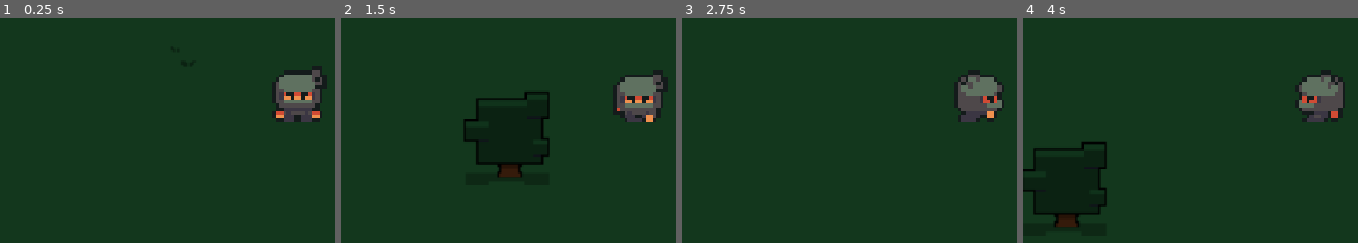
Above: before the commit, frames 1-4 (left to right).
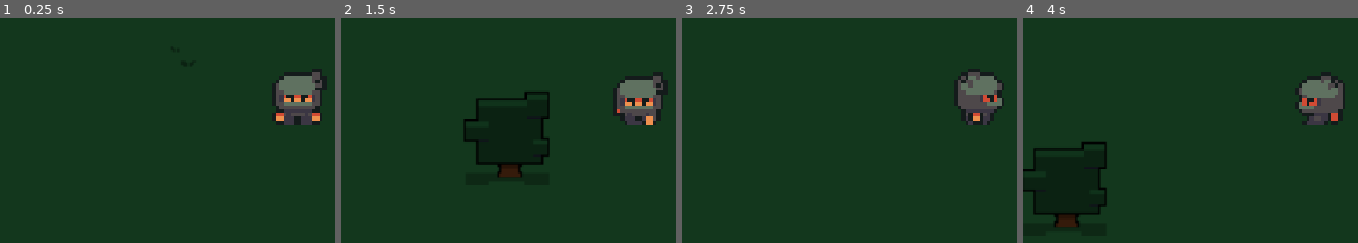
Above: after the commit, the same moments.

Repository: Astern27/Bare-Bones-Game
Game: Godot game, scene res://main.tscn
Two runs of this game, one before a commit and one after it. Both use one fixed random seed, a clock stepped at 60 frames per second and the inputs below.
Inputs:
- Up to frame 1 (0.25 s): no input
- Up to frame 2 (1.5 s): tap Enter at 0.5 s; hold Right (ui_right) 0.53-1.28 s; hold Shift (Sprint) 0.53-1.28 s; hold Down (ui_down) from 1.28 s (still down); tap Shift (Sprint) at 1.35 s
- Up to frame 3 (2.75 s): release Down (ui_down) at 2.03 s; hold Right (ui_right) from 2.03 s (still down); hold Shift (Sprint) from 2.03 s (still down)
- Up to frame 4 (4 s): release Right (ui_right) at 2.78 s; release Shift (Sprint) at 2.78 s; hold Up (ui_up) 2.78-3.53 s; tap Shift (Sprint) at 2.85 s; hold Left (ui_left) from 3.53 s (still down); hold Shift (Sprint) from 3.53 s (still down)
The pictures show only the part of the screen within x 15-65%, y 33-83%; the shares and areas given below are measured in that part.

The runs differ from the first frame. In frame 1, 1.1% of the frame differs, in the area x 81-98%, y 21-48%; in frame 2, 1.0%; in frame 3, 1.0%; in frame 4, 0.9%.

Commit message:
Animated Sprite adjustment

Diff:
--- a/main.tscn
+++ b/main.tscn
@@ -1507,6 +1507,9 @@
 }, {
 "duration": 1.0,
 "texture": SubResource("AtlasTexture_efxa6")
+}, {
+"duration": 1.0,
+"texture": SubResource("AtlasTexture_4c57u")
 }],
 "loop": 1,
 "name": &"walk_down",
@@ -1521,6 +1524,9 @@
 }, {
 "duration": 1.0,
 "texture": SubResource("AtlasTexture_w48qg")
+}, {
+"duration": 1.0,
+"texture": SubResource("AtlasTexture_ycdy4")
 }],
 "loop": 1,
 "name": &"walk_left",
@@ -1535,6 +1541,9 @@
 }, {
 "duration": 1.0,
 "texture": SubResource("AtlasTexture_yaehf")
+}, {
+"duration": 1.0,
+"texture": SubResource("AtlasTexture_2cqfq")
 }],
 "loop": 1,
 "name": &"walk_right",
@@ -1549,6 +1558,9 @@
 }, {
 "duration": 1.0,
 "texture": SubResource("AtlasTexture_82xsv")
+}, {
+"duration": 1.0,
+"texture": SubResource("AtlasTexture_cegan")
 }],
 "loop": 1,
 "name": &"walk_up",
@@ -1584,7 +1596,7 @@
 
 [node name="AnimatedSprite2D" type="AnimatedSprite2D" parent="Player" unique_id=2136645015]
 texture_filter = 1
-position = Vector2(-2.499998, -7.500017)
+position = Vector2(-2.499998, 2.5)
 scale = Vector2(17.187498, 17.812498)
 sprite_frames = SubResource("SpriteFrames_3ubgv")
-animation = &"idle_down"
+animation = &"walk_up"
--- a/player.gd
+++ b/player.gd
@@ -8,7 +8,7 @@
 func _ready() -> void:
 	AnimatedSprite.play("idle_down")
 
-func _physics_process(delta: float) -> void:
+func _physics_process(_delta: float) -> void:
 	var direction = Input.get_vector("ui_left", "ui_right", "ui_up", "ui_down")
 
 	if direction != Vector2.ZERO:
